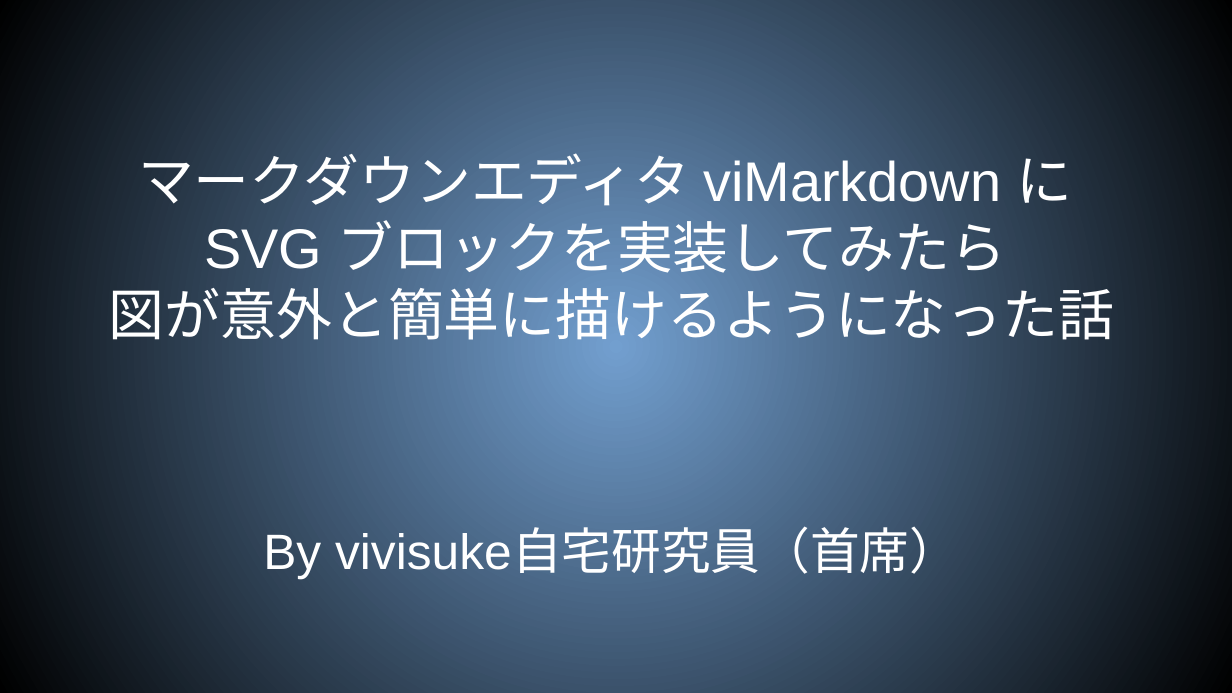
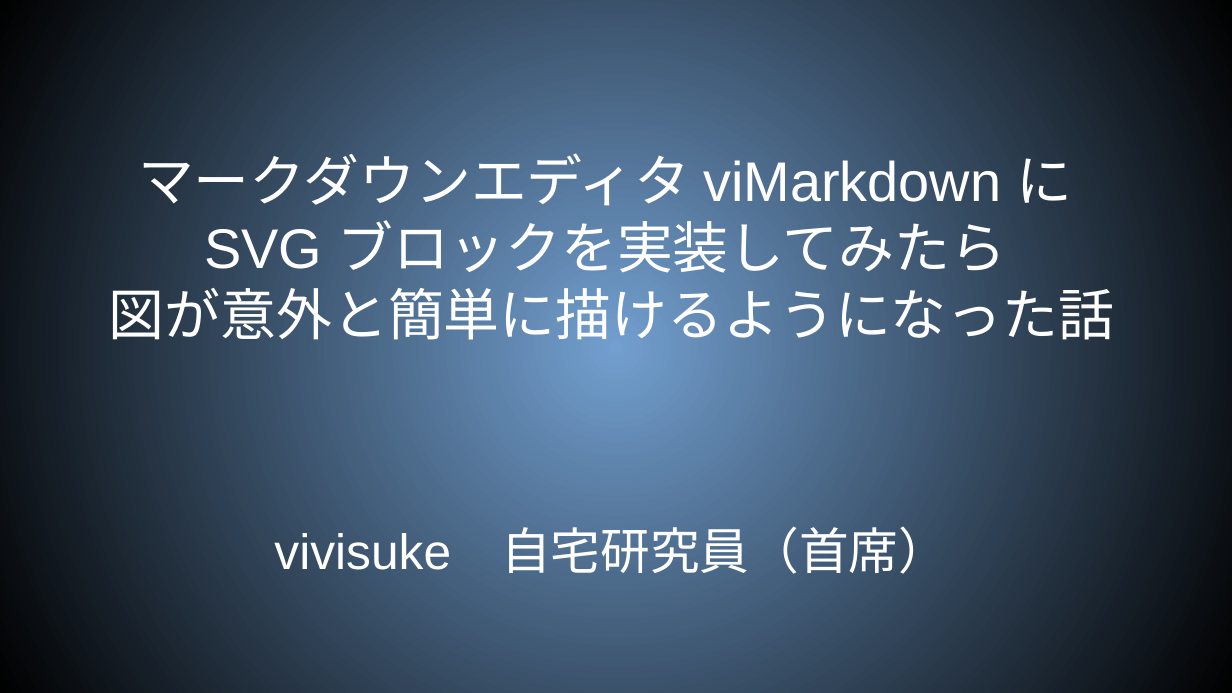
Before and after one commit to shigmas/viMarkdown, a slide deck: slide 1 of tech/ja/LT20260614/SVGブロックを実装してみた.odp. Drawn at 1232x693 pixels with LibreOffice and Linux fonts; fonts in the diff are those of the drawing. Boxes give left, top, right and bottom in pixels: in the first picture for what was removed or moved away, otherwise in the second. Text is boxed around its words. In the diff, an @@ line names an element or a change of style, - is before the commit and + after.

```diff
--- a/tech/ja/LT20260614/SVGブロックを実装してみた.odp
+++ b/tech/ja/LT20260614/SVGブロックを実装してみた.odp
@@ subtitle at [274,519,948,582]: text changed @@
-By vivisuke自宅研究員（首席）
+vivisuke 自宅研究員（首席）
```
Also in this commit, not shown: 2 other slides changed, 8 other files.
